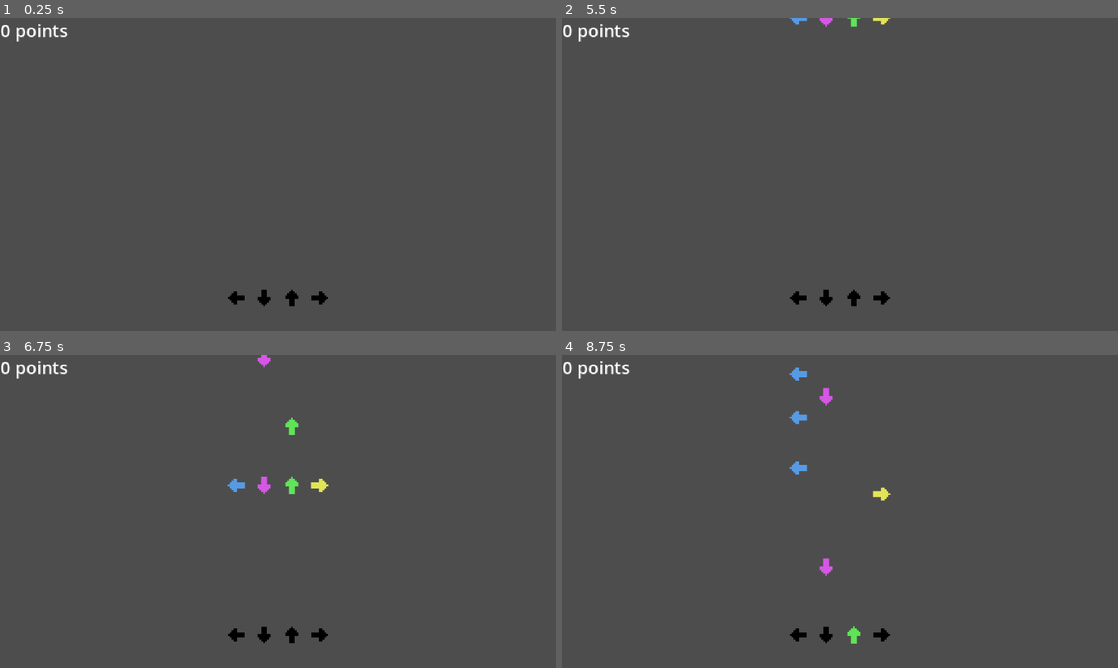
Above: before the commit, frames 1-4 (two rows, left to right).
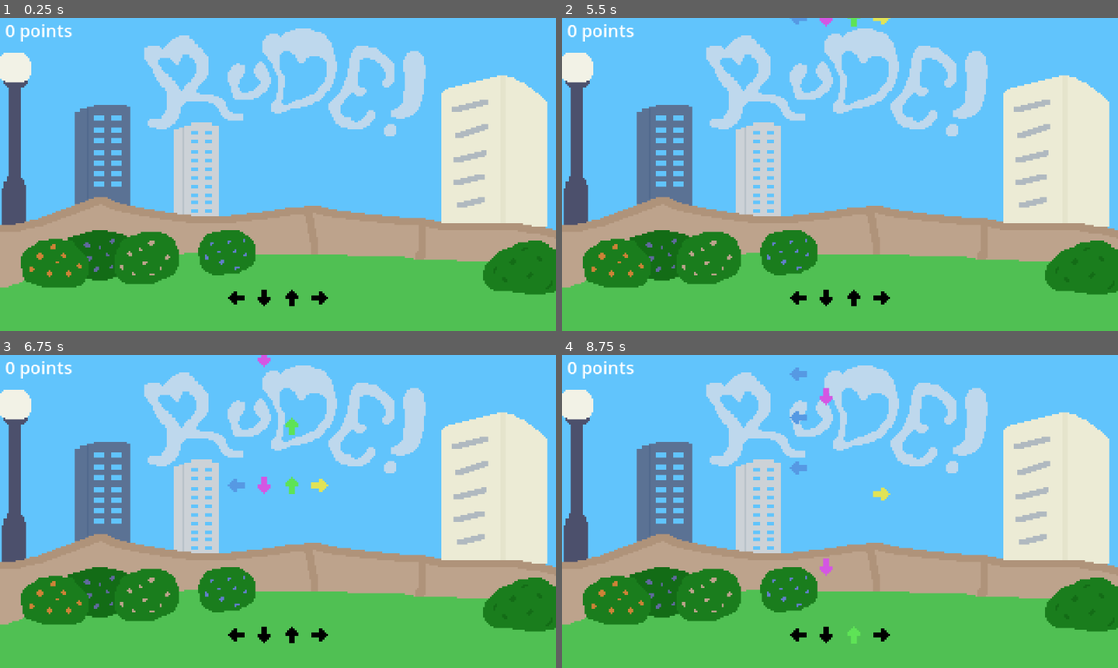
Above: after the commit, the same moments.

Repository: janicedtea/pokemon-rhythm-kitty
Game: Godot game, scene res://game_level.tscn
Same seed, same stepped clock (60 frames per second), same inputs: the game is played once before the commit and once after it. This scene is started directly instead of the project's main scene.
Inputs:
- Up to frame 1 (0.25 s): no input
- Up to frame 2 (5.5 s): tap Enter at 0.5, 2, 3.5 s; hold Right (ui_right) 0.53-1.28 s; tap Alt every 1.5 s from 0.6 to 5.1 s; tap Space at 1.25, 2.75, 4.25 s; hold Down (ui_down) 1.28-2.03 s; tap Shift at 1.35, 2.85, 4.35 s; hold Right (ui_right) 2.03-2.78 s; hold Up (ui_up) 2.78-3.53 s; hold Left (ui_left) 3.53-5.03 s; hold Down (ui_down) from 5.03 s (still down)
- Up to frame 3 (6.75 s): release Down (ui_down) at 5.78 s; hold Right (ui_right) 5.78-6.53 s; tap Shift at 5.85 s; hold Up (ui_up) from 6.53 s (still down); tap Alt at 6.6 s
- Up to frame 4 (8.75 s): release Up (ui_up) at 7.28 s; hold Right (ui_right) 7.28-8.03 s; tap Shift at 7.35 s; hold Down (ui_down) from 8.03 s (still down); tap Alt at 8.1 s

The runs differ from the first frame. In frame 1, 100% of the frame differs, in the area x 0-100%, y 0-100%; in frame 2, 100%; in frame 3, 99%; in frame 4, 99%.

Commit message:
yippee background and more

Diff:
--- a/game_level.tscn
+++ b/game_level.tscn
@@ -1,11 +1,19 @@
-[gd_scene load_steps=3 format=3 uid="uid://d00juerflyluc"]
+[gd_scene load_steps=5 format=3 uid="uid://d00juerflyluc"]
 
 [ext_resource type="PackedScene" uid="uid://dtof3ehdah4vy" path="res://key_listener.tscn" id="1_bwyfi"]
+[ext_resource type="Texture2D" uid="uid://b24jrcfipyq8b" path="res://image-1.png.png" id="1_ibsu8"]
 [ext_resource type="PackedScene" uid="uid://dle3qol4hfr31" path="res://game_ui.tscn" id="2_df5pp"]
+
+[sub_resource type="Environment" id="Environment_ibsu8"]
+background_mode = 3
+glow_blend_mode = 1
 
 [node name="GameLevel" type="Node2D"]
 
 [node name="Camera2D" type="Camera2D" parent="."]
+
+[node name="background" type="Sprite2D" parent="."]
+texture = ExtResource("1_ibsu8")
 
 [node name="KeyListener" parent="." instance=ExtResource("1_bwyfi")]
 position = Vector2(-24, 70.99999)
@@ -30,3 +38,6 @@
 key_name = "button_K"
 
 [node name="GameUI" parent="." instance=ExtResource("2_df5pp")]
+
+[node name="WorldEnvironment" type="WorldEnvironment" parent="."]
+environment = SubResource("Environment_ibsu8")
--- a/game_ui.gd
+++ b/game_ui.gd
@@ -1,11 +1,25 @@
 extends Node
 
 var score: int = 0
+var combo_count: int = 0
 
 # Called when the node enters the scene tree for the first time.
 func _ready() -> void:
 	Signals.IncrementScore.connect(IncrementScore)
+	Signals.IncrementCombo.connect(IncrementCombo)
+	Signals.ResetCombo.connect(ResetCombo)
+
+	ResetCombo()
 
 func IncrementScore(incr: int):
 	score += incr
 	%score_label.text = str(score) + " pts"
+
+
+func IncrementCombo():
+	combo_count += 1
+	%combo_label.text = str(combo_count) + "x combo"
+
+func ResetCombo():
+	combo_count = 0
+	%combo_label.text = ""
--- a/game_ui.tscn
+++ b/game_ui.tscn
@@ -14,5 +14,13 @@
 offset_right = 92.6108
 offset_bottom = 24.779202
 theme_override_font_sizes/normal_font_size = 10
-text = "0 points"
+text = " 0 points"
 fit_content = true
+
+[node name="combo_label" type="RichTextLabel" parent="CanvasLayer"]
+unique_name_in_owner = true
+offset_top = 18.0
+offset_right = 60.855835
+offset_bottom = 36.854507
+theme_override_font_sizes/normal_font_size = 10
+text = " 0x combo"
--- a/key_listener.gd
+++ b/key_listener.gd
@@ -8,10 +8,10 @@
 var falling_key_queue = []
 
 # if distance_from_pass is less than threshold then give that score
-var perfect_press_threshold: float = 20
-var great_press_threshold: float = 25
-var good_press_threshold: float = 30
-var ok_press_threshold: float = 35
+var perfect_press_threshold: float = 15
+var great_press_threshold: float = 20
+var good_press_threshold: float = 25
+var ok_press_threshold: float = 30
 # otherwise miss
 
 var perfect_press_score: float = 250
@@ -32,6 +32,14 @@
 		# if the falling key has passed remove it from queue
 		if fk.has_passed:
 			falling_key_queue.pop_front()
+
+			#print miss
+			var st_inst = score_text.instantiate()
+			get_tree().get_root().call_deferred("add_child", st_inst)
+			st_inst.SetTextInfo("miss")
+			st_inst.global_position = global_position + Vector2(-35, 0)
+			Signals.ResetCombo.emit()
+
 		# if key is pressed pop from queue and calculate distance from critical point
 		if Input.is_action_just_pressed(key_name):
 			var key_to_pop = falling_key_queue.pop_front()
@@ -42,17 +50,22 @@
 			if distance_from_pass < perfect_press_threshold:
 				Signals.IncrementScore.emit(perfect_press_score)
 				press_score_text = "perfect"
+				Signals.IncrementCombo.emit()
 			elif distance_from_pass < great_press_threshold:
 				Signals.IncrementScore.emit(great_press_score)
 				press_score_text = "great"
+				Signals.IncrementCombo.emit()
 			elif distance_from_pass < good_press_threshold:
 				Signals.IncrementScore.emit(good_press_score)
 				press_score_text = "good"
+				Signals.IncrementCombo.emit()
 			elif distance_from_pass < ok_press_threshold:
 				Signals.IncrementScore.emit(ok_press_score)
 				press_score_text = "ok"
+				Signals.IncrementCombo.emit()
 			else:
 				press_score_text = "miss"
+				Signals.ResetCombo.emit()
 
 			key_to_pop.queue_free()
 
--- a/project.godot
+++ b/project.godot
@@ -57,3 +57,4 @@
 [rendering]
 
 textures/canvas_textures/default_texture_filter=0
+viewport/hdr_2d=true
--- a/score_press_text.tscn
+++ b/score_press_text.tscn
@@ -1,6 +1,33 @@
 [gd_scene load_steps=5 format=3 uid="uid://ced6dyhbnx7e6"]
 
 [ext_resource type="Script" uid="uid://b7x800bp7pies" path="res://score_press_text.gd" id="1_ns6c3"]
+
+[sub_resource type="Animation" id="Animation_ns6c3"]
+length = 0.001
+tracks/0/type = "value"
+tracks/0/imported = false
+tracks/0/enabled = true
+tracks/0/path = NodePath("ScoreLevelText:modulate")
+tracks/0/interp = 1
+tracks/0/loop_wrap = true
+tracks/0/keys = {
+"times": PackedFloat32Array(0),
+"transitions": PackedFloat32Array(1),
+"update": 0,
+"values": [Color(1, 1, 1, 1)]
+}
+tracks/1/type = "value"
+tracks/1/imported = false
+tracks/1/enabled = true
+tracks/1/path = NodePath("ScoreLevelText:position")
+tracks/1/interp = 1
+tracks/1/loop_wrap = true
+tracks/1/keys = {
+"times": PackedFloat32Array(0),
+"transitions": PackedFloat32Array(1),
+"update": 0,
+"values": [Vector2(0, 10)]
+}
 
 [sub_resource type="Animation" id="Animation_xiogk"]
 resource_name = "fall"
@@ -44,33 +71,6 @@
 }]
 }
 
-[sub_resource type="Animation" id="Animation_ns6c3"]
-length = 0.001
-tracks/0/type = "value"
-tracks/0/imported = false
-tracks/0/enabled = true
-tracks/0/path = NodePath("ScoreLevelText:modulate")
-tracks/0/interp = 1
-tracks/0/loop_wrap = true
-tracks/0/keys = {
-"times": PackedFloat32Array(0),
-"transitions": PackedFloat32Array(1),
-"update": 0,
-"values": [Color(1, 1, 1, 1)]
-}
-tracks/1/type = "value"
-tracks/1/imported = false
-tracks/1/enabled = true
-tracks/1/path = NodePath("ScoreLevelText:position")
-tracks/1/interp = 1
-tracks/1/loop_wrap = true
-tracks/1/keys = {
-"times": PackedFloat32Array(0),
-"transitions": PackedFloat32Array(1),
-"update": 0,
-"values": [Vector2(0, 10)]
-}
-
 [sub_resource type="AnimationLibrary" id="AnimationLibrary_jf4lg"]
 _data = {
 &"RESET": SubResource("Animation_ns6c3"),
--- a/signals.gd
+++ b/signals.gd
@@ -1,3 +1,6 @@
 extends Node2D
 
 signal IncrementScore(incr: int)
+
+signal IncrementCombo()
+signal ResetCombo()
Not shown, added: 01. RUDE!.mp3.import
Binary file added: image-1.png.png
Not shown, added: image-1.png.png.import
Not shown, added: 01. RUDE!.mp3
Not shown, added: image-20260310-181719.piskel
